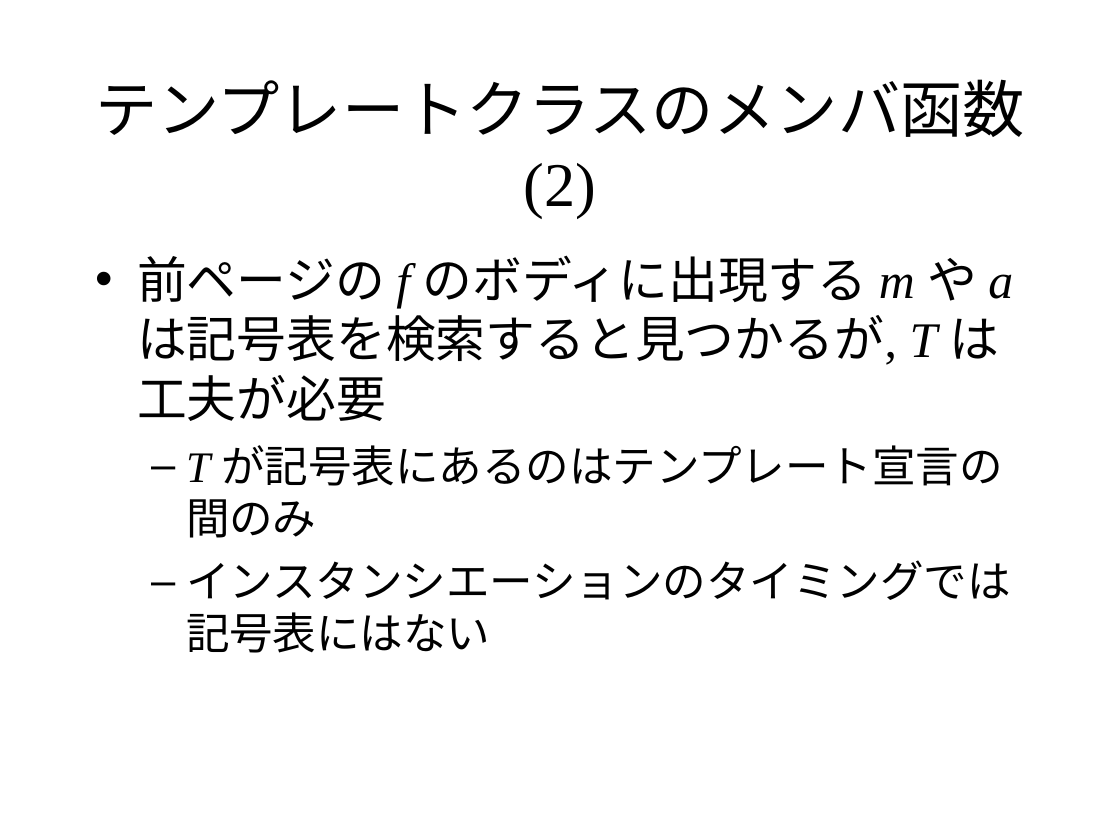
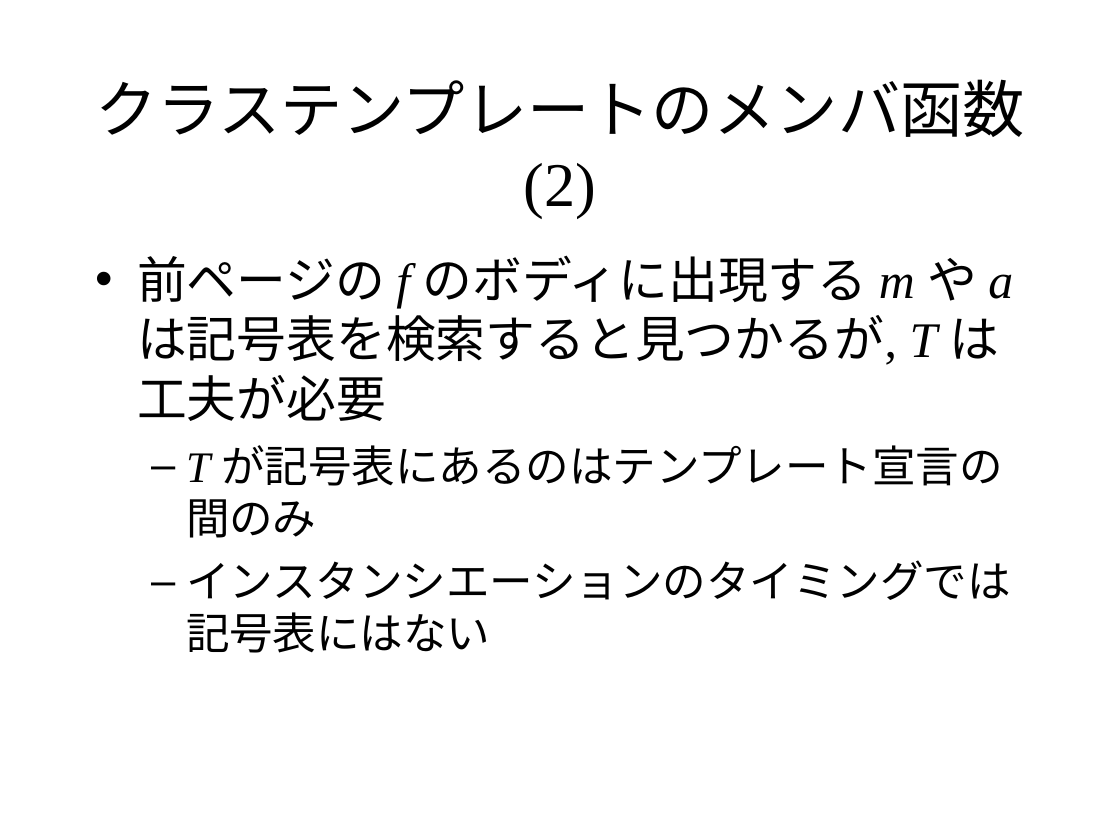
Before and after one commit to KeiHasegawa/cxx_doc, a slide deck: slide 7 of 14_template_parse.ppt. Drawn at 1120x840 pixels with LibreOffice and Linux fonts; fonts in the diff are those of the drawing. Boxes give left, top, right and bottom in pixels: in the first picture for what was removed or moved away, otherwise in the second. Text is boxed around its words. In the diff, an @@ line names an element or a change of style, - is before the commit and + after.

```diff
--- a/14_template_parse.ppt
+++ b/14_template_parse.ppt
@@ title at box(95, 79, 1024, 218): text changed @@
-テンプレートクラスのメンバ函数(2)
+クラステンプレートのメンバ函数(2)
```
Also in this commit, not shown: 4 other slides changed, 9 other files.
